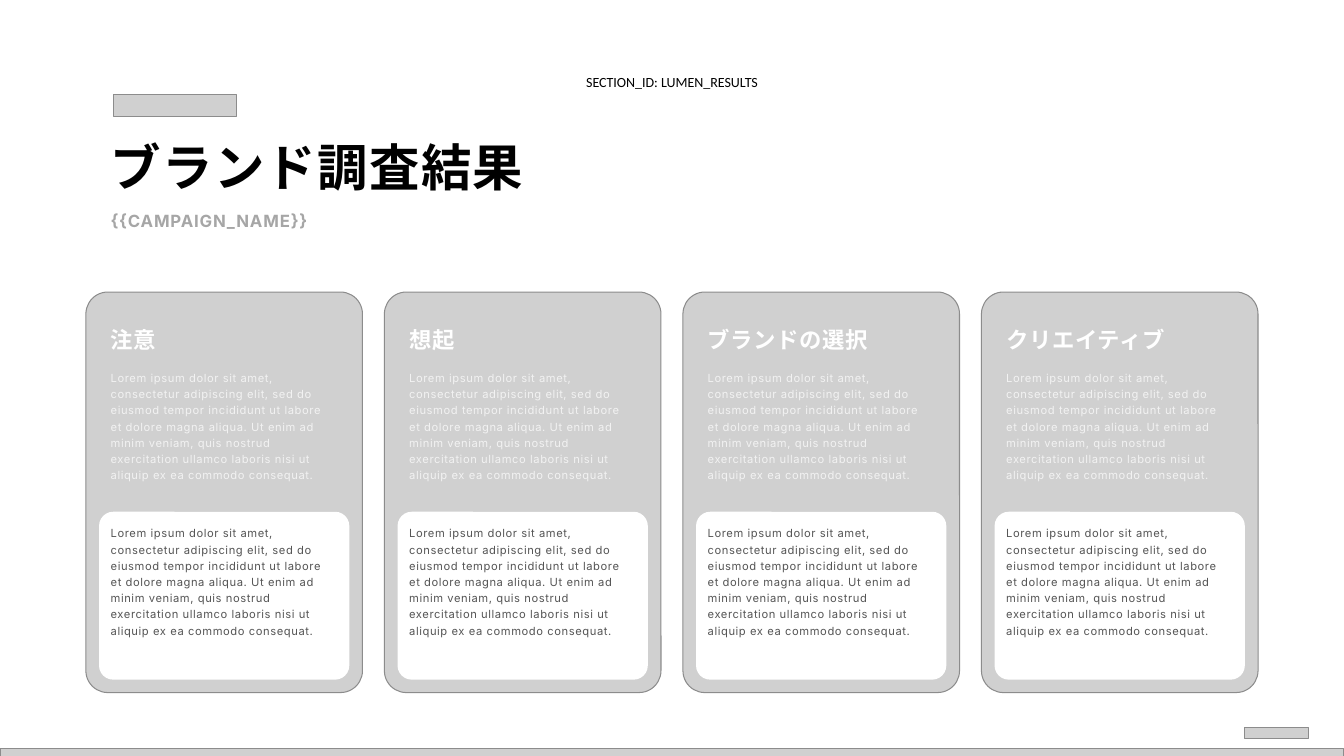
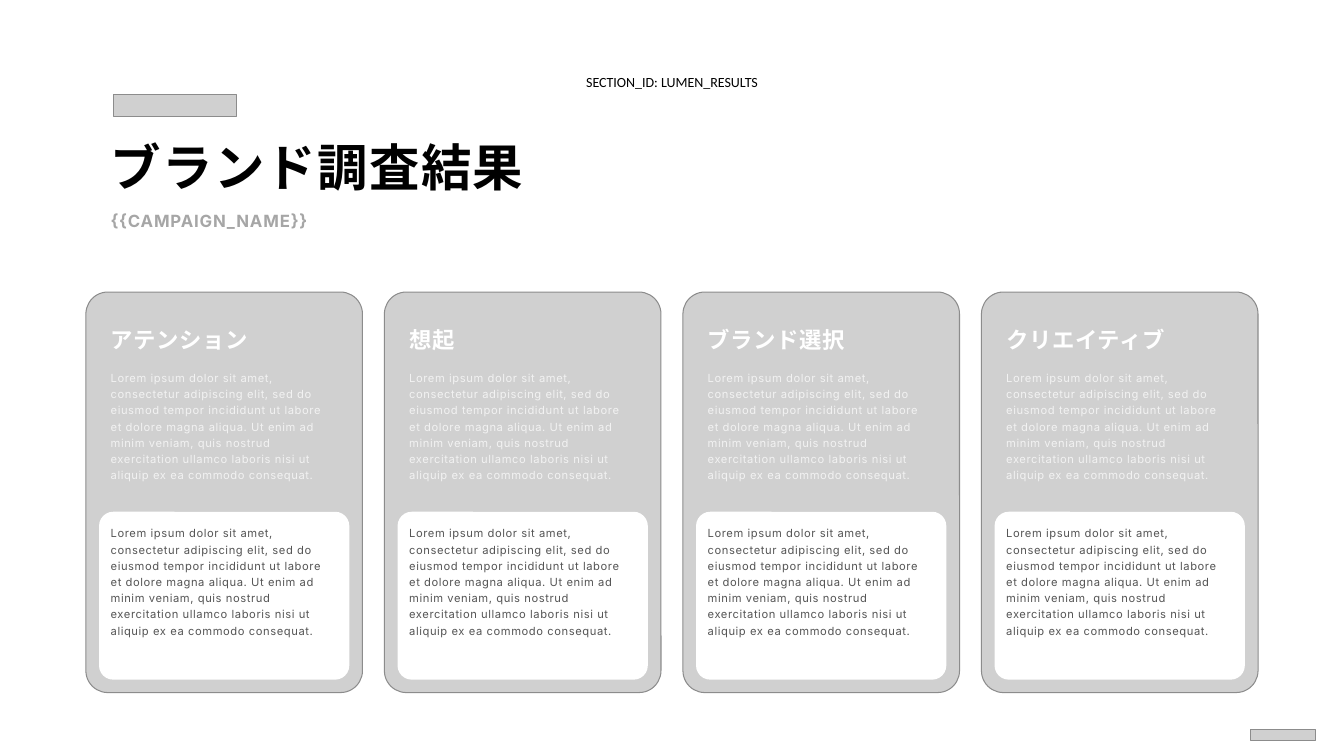
Before and after one commit to Daniel-MOBKOI/pca-automation-api, a slide deck: slide 12 of app/templates/slide_deck_master_ja.pptx. Drawn at 1344x756 pixels with LibreOffice and Linux fonts; fonts in the diff are those of the drawing; grey boxes stand for pictures. Boxes give left, top, right and bottom in pixels: in the first picture for what was removed or moved away, otherwise in the second. Text is boxed around its words. In the diff, an @@ line names an element or a change of style, - is before the commit and + after.

```diff
--- a/app/templates/slide_deck_master_ja.pptx
+++ b/app/templates/slide_deck_master_ja.pptx
@@ text at bbox=[708, 329, 845, 350]: text changed @@
-ブランドの選択
+ブランド選択
@@ text at bbox=[111, 331, 248, 349]: text changed @@
-注意
+アテンション
@@ picture removed at bbox=[0, 749, 1344, 756] @@
@@ picture: place and size @@
-picture at bbox=[1244, 728, 1309, 738]
+picture at bbox=[1251, 730, 1316, 741]
```
Also in this commit, not shown: 13 other slides changed, 6 other files.
